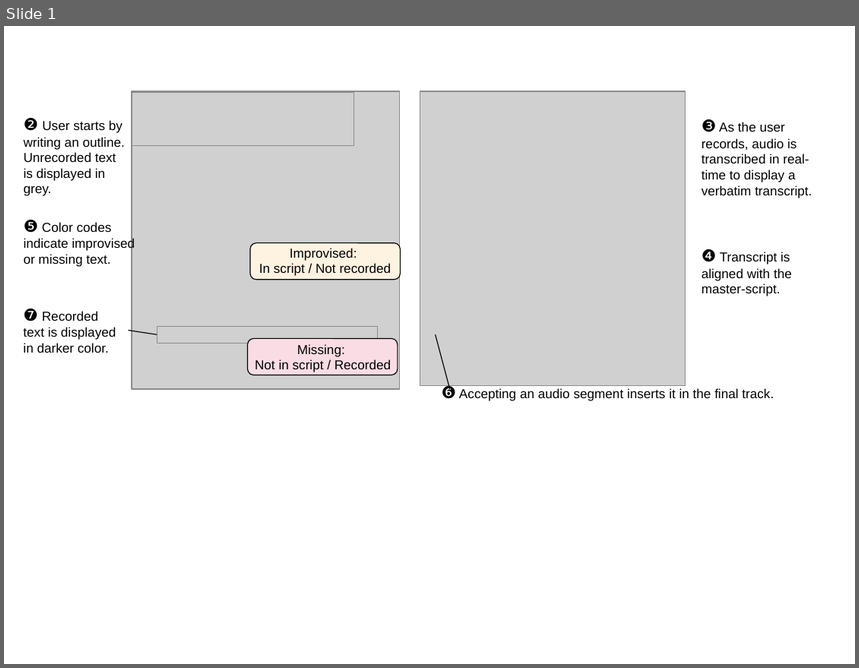
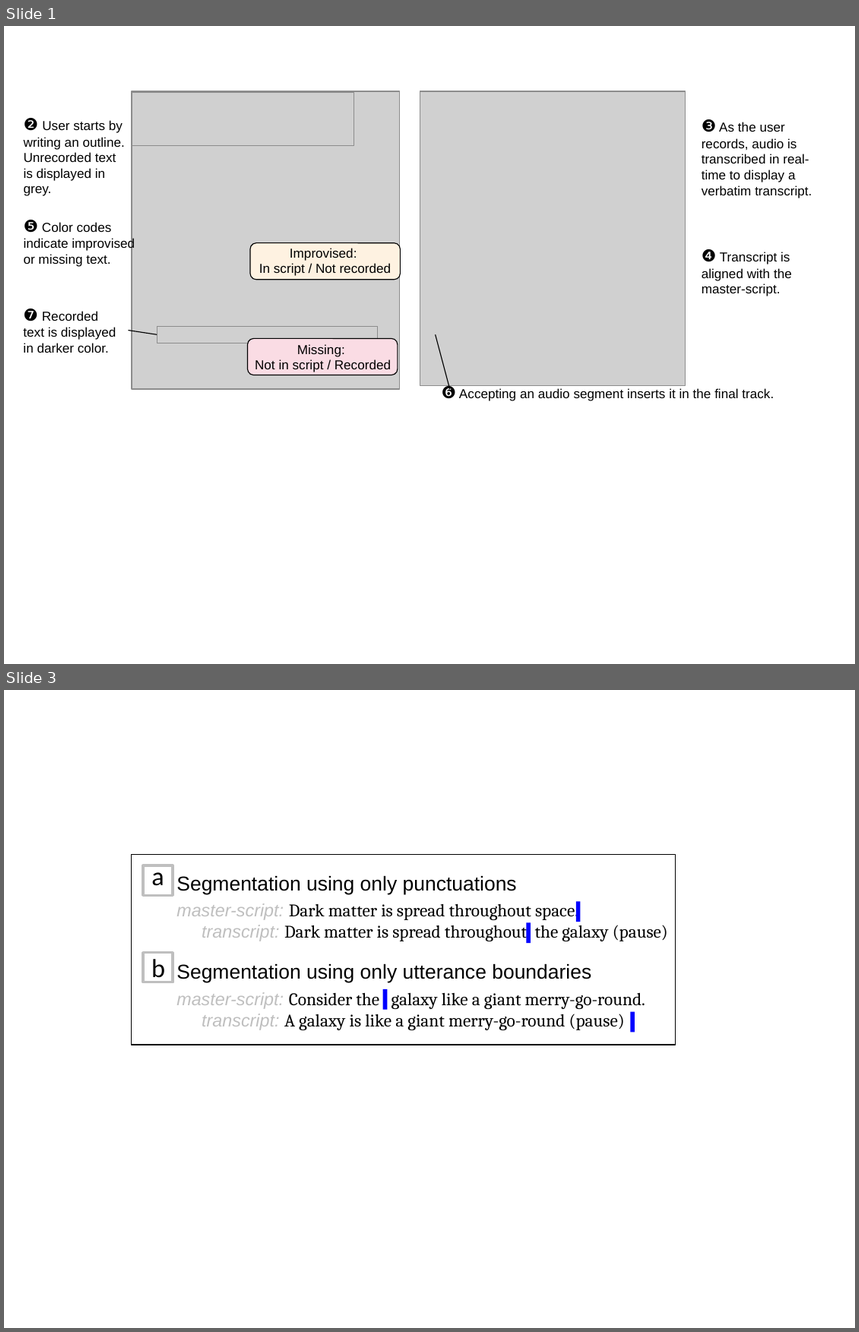
Before and after one commit to hishin/uist_writeup, a slide deck: figures/figures.pptx. Shown one above the other, each under a label of ours: slide 1 before the commit, slides 1 and 3 after it; the slides between them are not shown. The pictures are 859x668 and 859x1332 pixels, drawn with LibreOffice and Linux fonts; fonts in the diff are those of the drawing; grey boxes stand for pictures. Boxes give left, top, right and bottom in pixels: in the first picture for what was removed or moved away, otherwise in the second. Text is boxed around its words. In the diff, an @@ line names an element or a change of style, - is before the commit and + after.

```diff
--- a/figures/figures.pptx
+++ b/figures/figures.pptx
@@ slide 3 added at (4,690,855,1328), background #FFFFFF @@
@@ group added at (132,854,676,1045): 7 rectangles, 2 texts @@
+Segmentation using only punctuations
+master-script: Dark matter is spread throughout space.
+transcript: Dark matter is spread throughout the galaxy (pause)
+Segmentation using only utterance boundaries
+master-script: Consider the galaxy like a giant merry-go-round.
+transcript: A galaxy is like a giant merry-go-round (pause)
+a
+b
```
Also in this commit, not shown: 1 slide changed, 1 other slide added, 10 other files.
